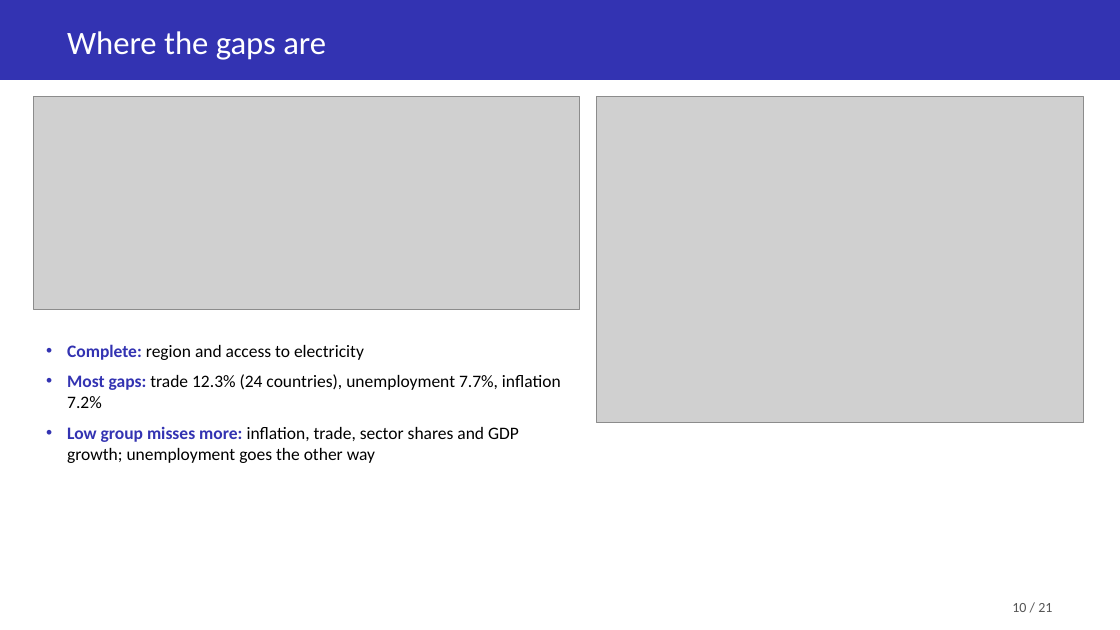
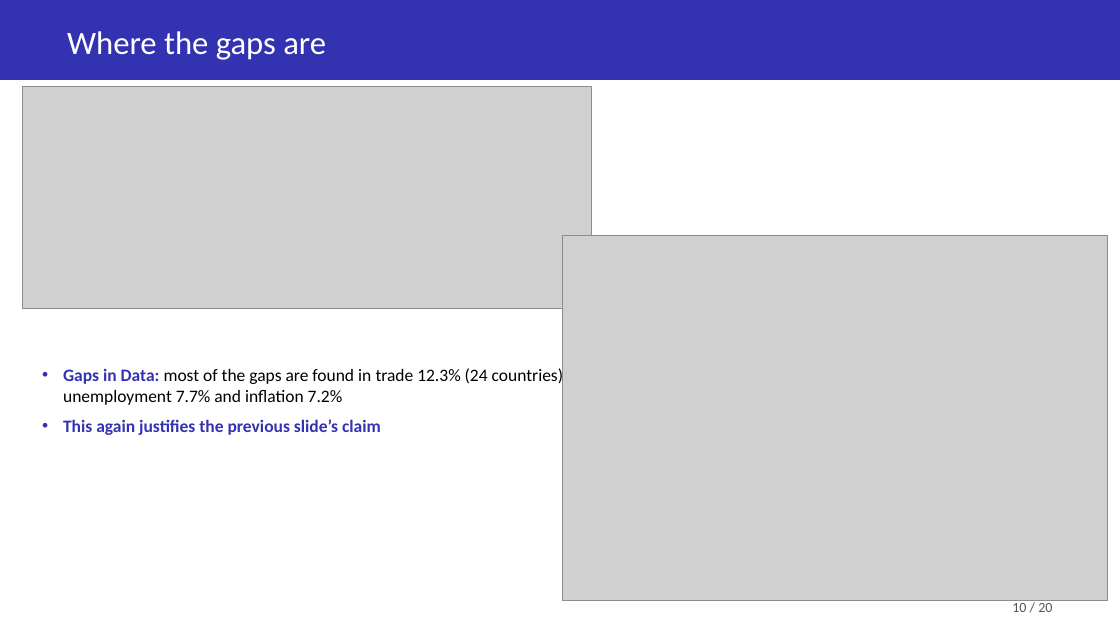
Before and after one commit to Soemon007/DS203_GroupProject, a slide deck: slide 10 of deliverables/DS203_Slides.pptx. Drawn at 1120x630 pixels with LibreOffice and Linux fonts; fonts in the diff are those of the drawing; grey boxes stand for pictures. Boxes give left, top, right and bottom in pixels: in the first picture for what was removed or moved away, otherwise in the second. Text is boxed around its words. In the diff, an @@ line names an element or a change of style, - is before the commit and + after.

```diff
--- a/deliverables/DS203_Slides.pptx
+++ b/deliverables/DS203_Slides.pptx
@@ picture: place and size @@
-picture at [34, 97, 580, 309]
+picture at [22, 87, 591, 308]
@@ picture: place and size @@
-picture at [597, 97, 1084, 423]
+picture at [562, 235, 1107, 600]
@@ text at [63, 367, 568, 435]: text changed @@
-• Complete: region and access to electricity
-• Most gaps: trade 12.3% (24 countries), unemployment 7.7%, inflation 7.2%
-• Low group misses more: inflation, trade, sector shares and GDP growth; unemployment goes the other way
+• Gaps in Data: most of the gaps are found in trade 12.3% (24 countries), unemployment 7.7% and inflation 7.2%
+• This again justifies the previous slide’s claim
@@ text at [1012, 600, 1052, 612]: text changed @@
-10 / 21
+10 / 20
```
Also in this commit, not shown: 15 other slides changed, 2 slides added, 3 slides removed.
